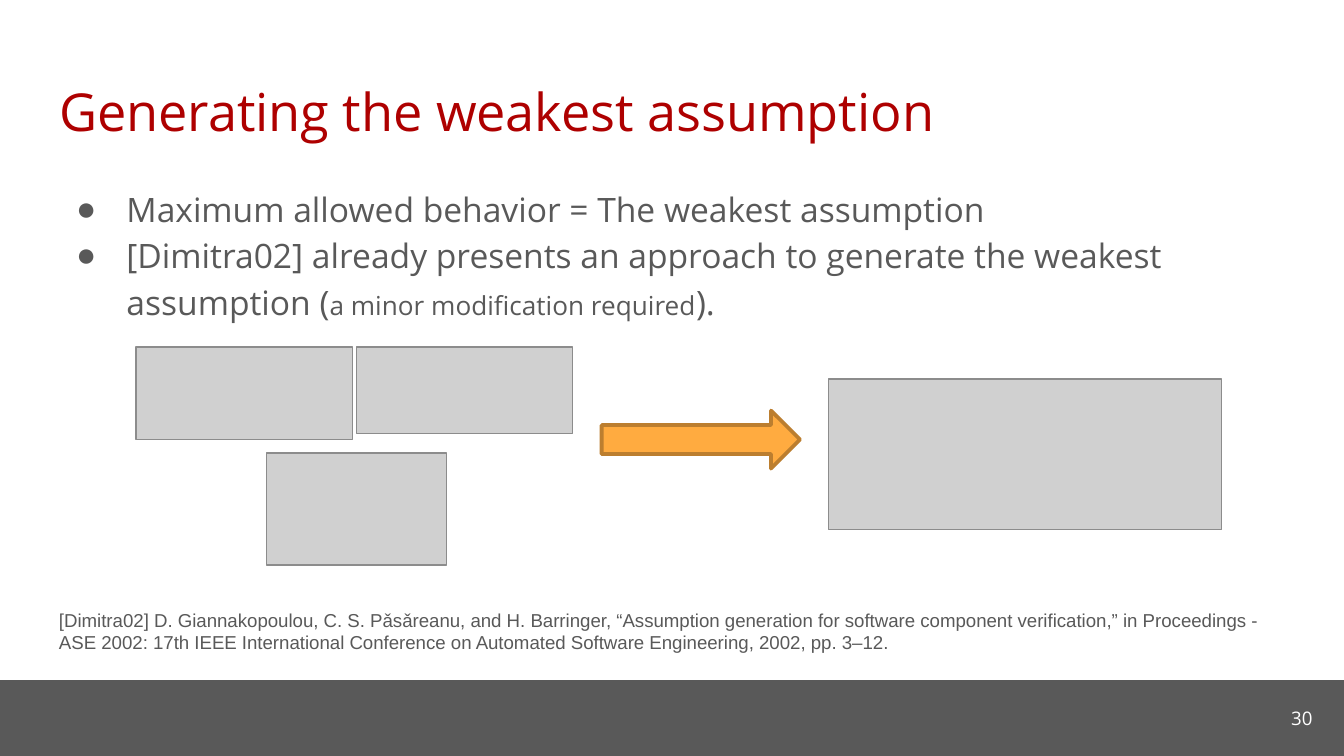
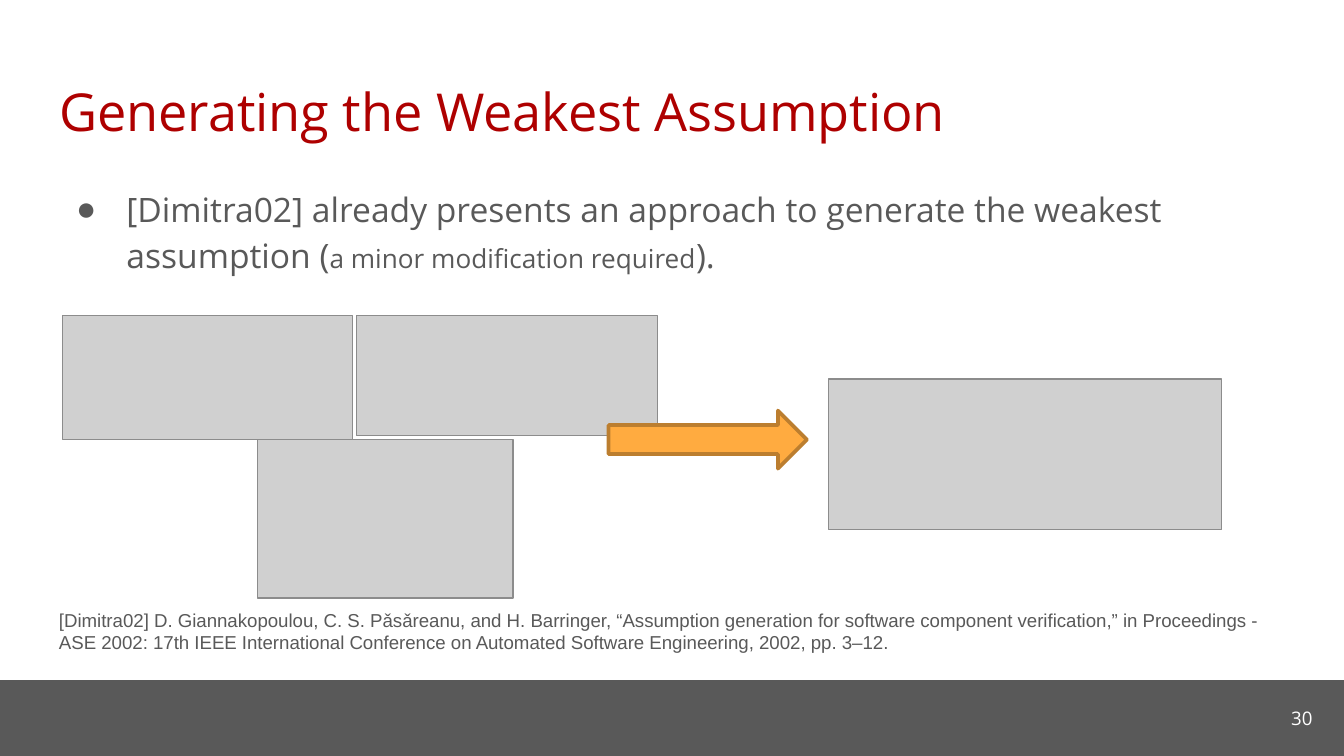
Before and after one commit to cmu-soda/Robustness, a slide deck: slide 30 of Robustness.pptx. Drawn at 1344x756 pixels with LibreOffice and Linux fonts; fonts in the diff are those of the drawing; grey boxes stand for pictures; background and template pictures are left out. Boxes give left, top, right and bottom in pixels: in the first picture for what was removed or moved away, otherwise in the second. Text is boxed around its words. In the diff, an @@ line names an element or a change of style, - is before the commit and + after.

```diff
--- a/Robustness.pptx
+++ b/Robustness.pptx
@@ title at box(59, 91, 945, 144): text changed @@
-Generating the weakest assumption
+Generating the Weakest Assumption
@@ text at box(126, 196, 984, 230): paragraph removed @@
-● Maximum allowed behavior = The weakest assumption
@@ picture: place and size @@
-picture at box(136, 347, 352, 439)
+picture at box(63, 316, 353, 439)
@@ picture: place and size @@
-picture at box(356, 347, 573, 433)
+picture at box(356, 316, 657, 437)
@@ right arrow: place and size @@
-right arrow at box(602, 411, 801, 469)
+right arrow at box(609, 411, 808, 469)
@@ picture: place and size @@
-picture at box(266, 453, 446, 564)
+picture at box(257, 439, 512, 598)
```
Also in this commit, not shown: 19 other slides changed, 3 slides added, 3 slides removed.
